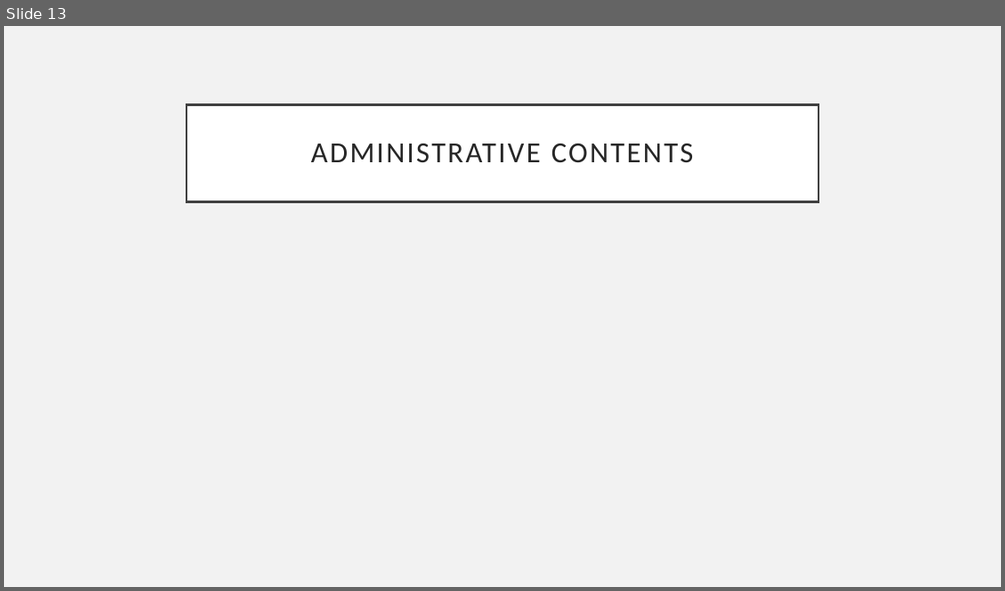
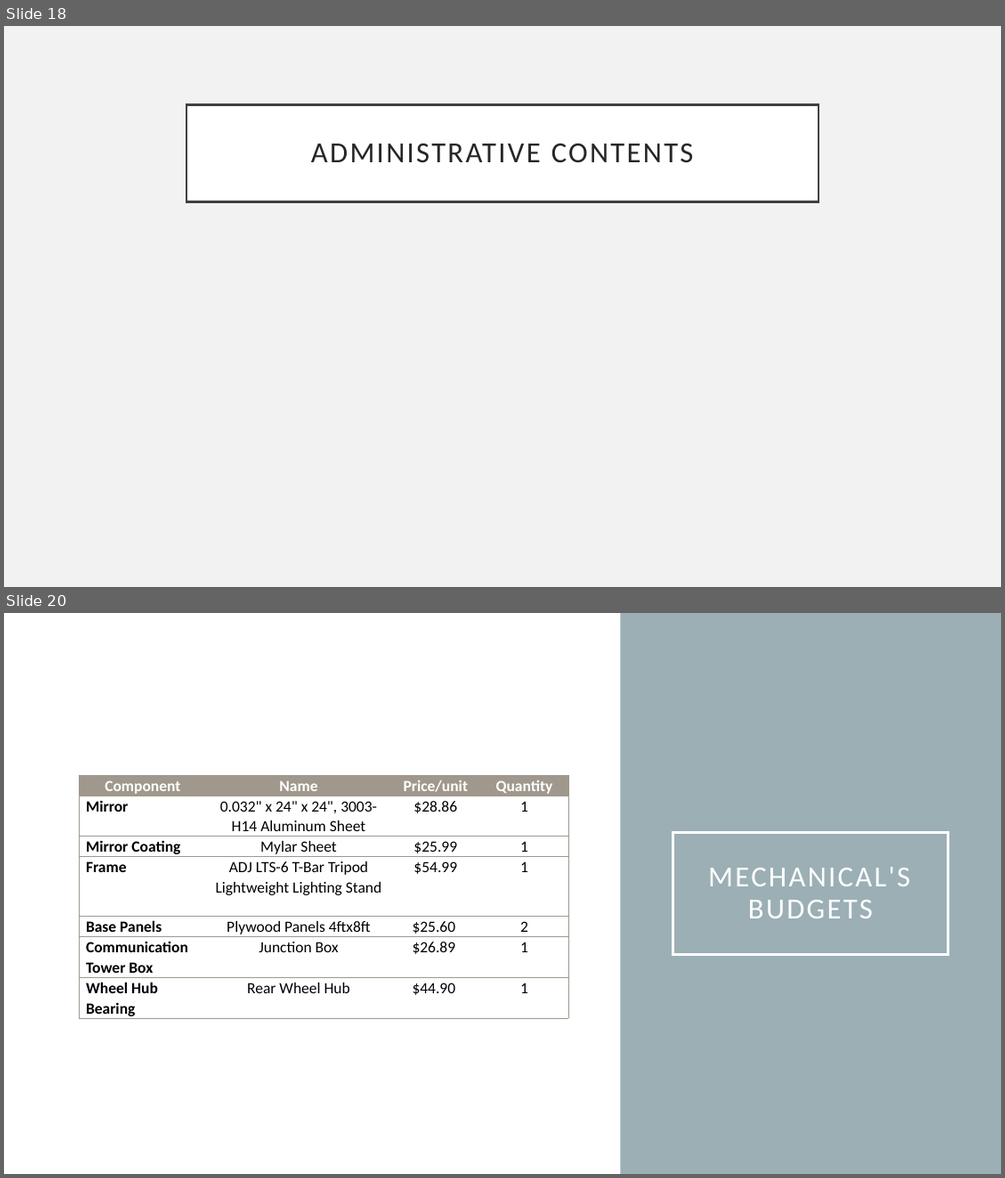
Before and after one commit to PKTidus/astrocom, a slide deck: Documents/CDR_Presentation.pptx. Shown one above the other, each under a label of ours: slide 13 before the commit, slides 18 and 20 after it; the slides between them are not shown. The pictures are 1005x591 and 1005x1178 pixels, drawn with LibreOffice and Linux fonts; fonts in the diff are those of the drawing. Boxes give left, top, right and bottom in pixels: in the first picture for what was removed or moved away, otherwise in the second. Text is boxed around its words. In the diff, an @@ line names an element or a change of style, - is before the commit and + after.

```diff
--- a/Documents/CDR_Presentation.pptx
+++ b/Documents/CDR_Presentation.pptx
@@ slide 20 added at [4, 613, 1001, 1174], background #FFFFFF @@
@@ rectangle added at [620, 613, 1001, 1174], fill #9BAFB5 @@
@@ table added at [80, 774, 568, 1020], 7 rows, 4 columns @@
+Component | Name | Price/unit | Quantity
+Mirror | 0.032" x 24" x 24", 3003-H14 Aluminum Sheet | $28.86 | 1
+Mirror Coating | Mylar Sheet | $25.99 | 1
+Frame | ADJ LTS-6 T-Bar Tripod Lightweight Lighting Stand | $54.99 | 1
+Base Panels | Plywood Panels 4ftx8ft | $25.60 | 2
+Communication Tower Box | Junction Box | $26.89 | 1
+Wheel Hub Bearing | Rear Wheel Hub | $44.90 | 1
@@ title added at [673, 832, 948, 955], outline #FFFFFF 2.5 pt, 28 pt, text #FFFFFF @@
+MECHANICAL'S BUDGETS
@@ what was slide 13 is now slide 18 @@
```
Also in this commit, not shown: 8 other slides added.
